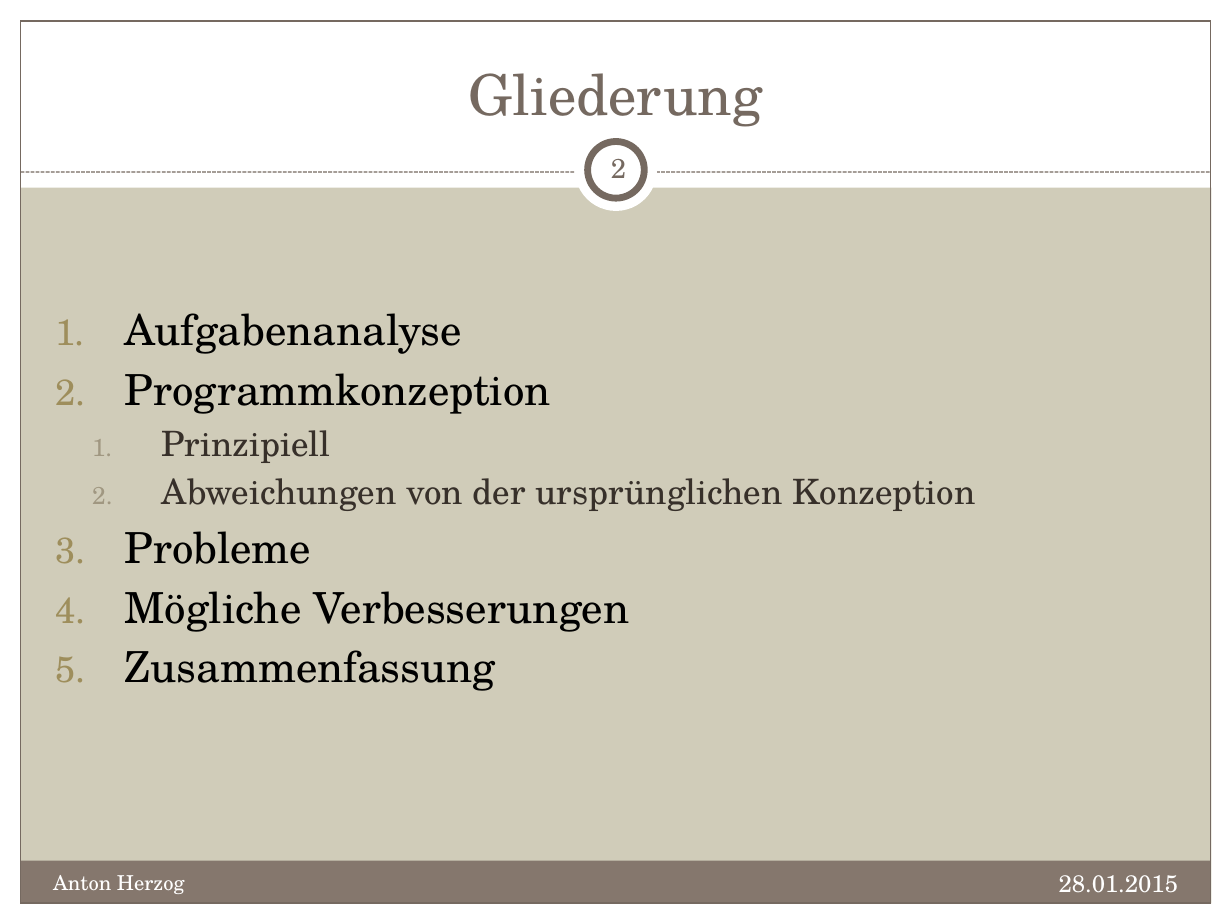
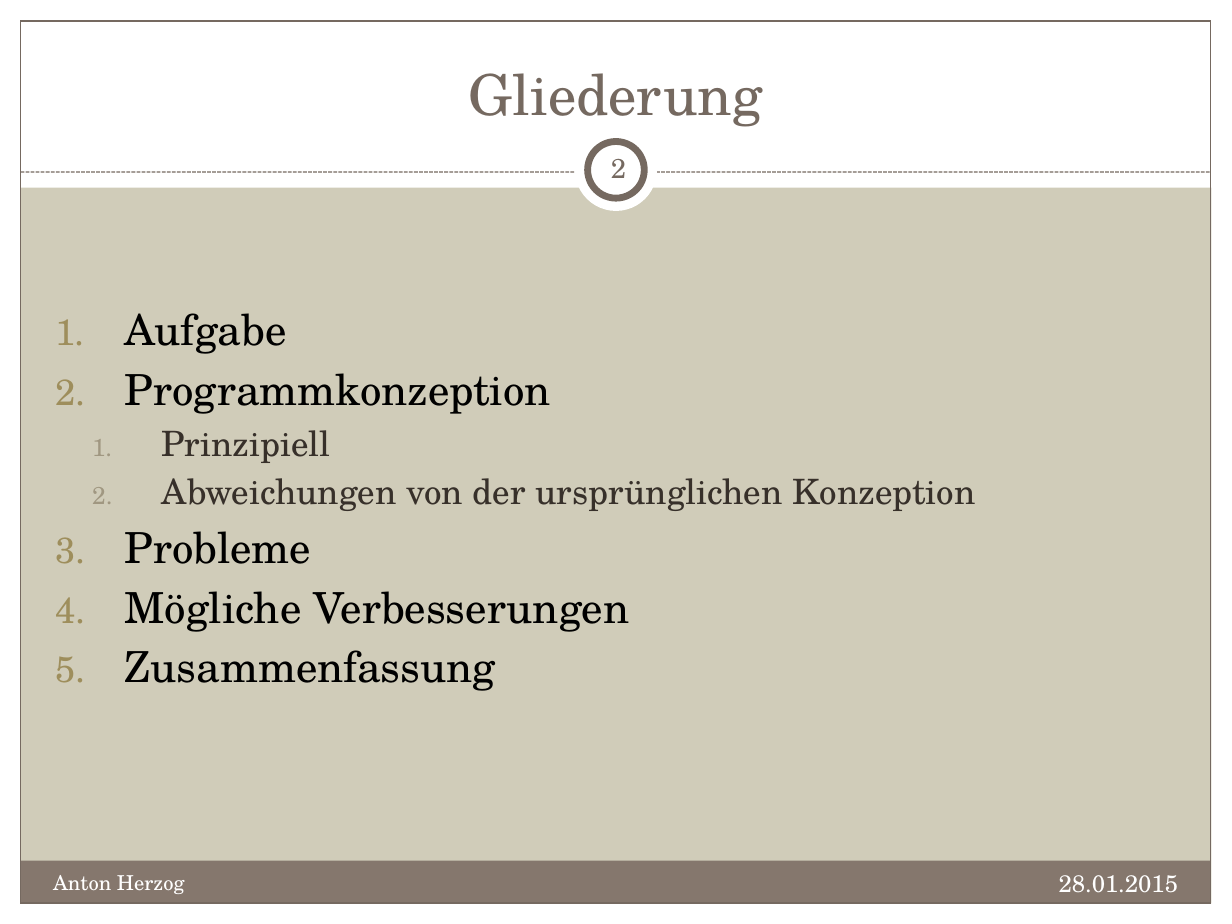
Before and after one commit to sqeezy/RettetDieBaeume, a slide deck: slide 2 of doc/AufforstungMischwald.pptx. Drawn at 1232x924 pixels with LibreOffice and Linux fonts; fonts in the diff are those of the drawing. Boxes give left, top, right and bottom in pixels: in the first picture for what was removed or moved away, otherwise in the second. Text is boxed around its words. In the diff, an @@ line names an element or a change of style, - is before the commit and + after.

```diff
--- a/doc/AufforstungMischwald.pptx
+++ b/doc/AufforstungMischwald.pptx
@@ text at box(125, 313, 287, 354): text changed @@
-1. Aufgabenanalyse
+1. Aufgabe
```
Also in this commit, not shown: 3 other slides changed.
